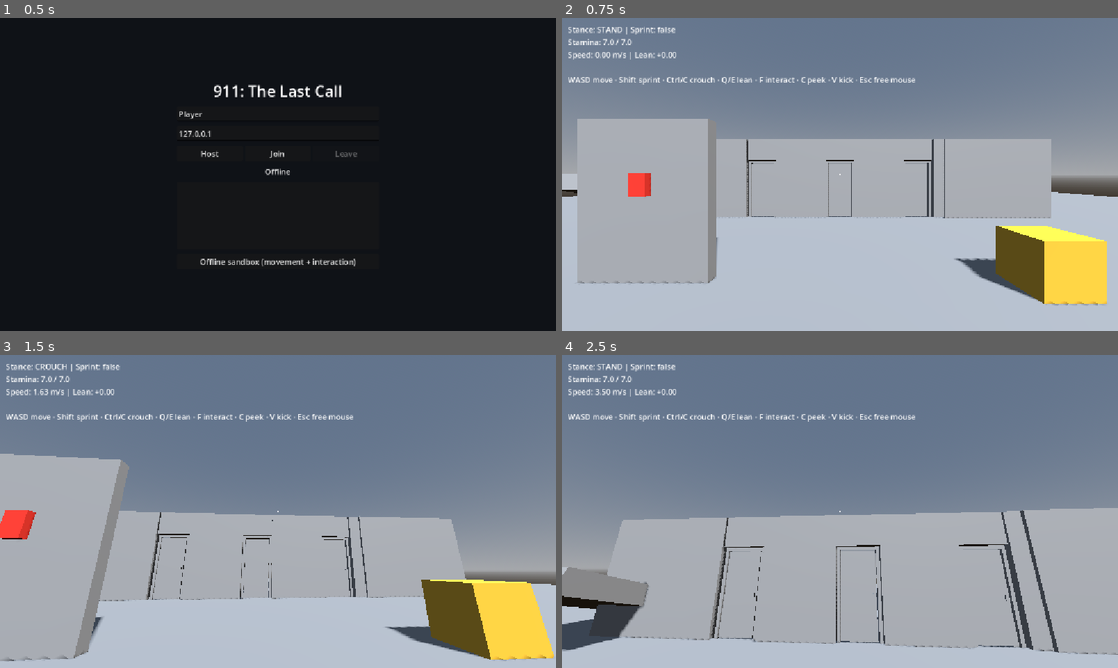
Above: before the commit, frames 1-4 (two rows, left to right).
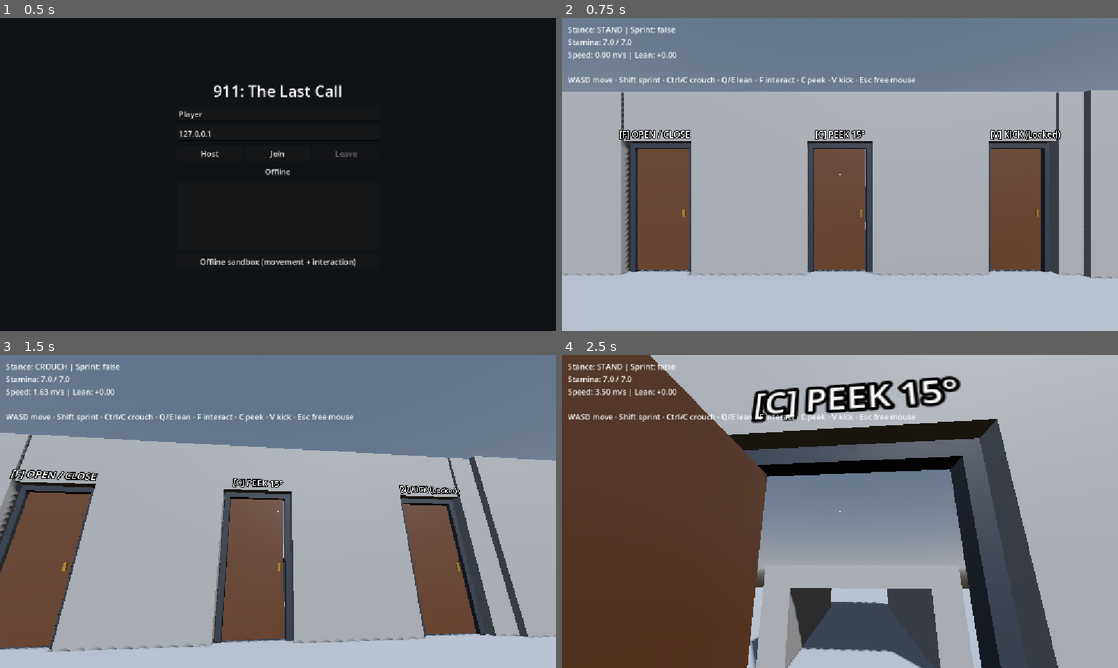
Above: after the commit, the same moments.

Repository: AdnanMohammed0/911-The-Last-Call
Game: Godot game, scene res://scenes/boot/main_menu.tscn
The game is run twice, just before and just after one commit, with the same random seed, the same clock (stepped at 60 frames per second) and the same inputs.
Inputs (mouse positions are in pixels of both pictures, inside the frame that each line leads up to):
- Up to frame 1 (0.5 s): no input
- Up to frame 2 (0.75 s): click "Offline sandbox (movement + i…" at 0.5 s
- Up to frame 3 (1.5 s): tap Enter at 1.25 s; move the mouse to (305, 511) at 1.27 s; hold W (move_forward) from 1.28 s (still down); hold Ctrl (crouch) from 1.28 s (still down)
- Up to frame 4 (2.5 s): keep holding W (move_forward); move the mouse to (812, 511) at 2.02 s; release Ctrl (crouch) at 2.03 s; tap V (door_kick) at 2.1 s

Frame 1 is identical in both runs. In frame 2, 43% of the frame differs, in the area x 0-100%, y 23-92%; in frame 3, 49%; in frame 4, 81%, in the area x 0-100%, y 0-100%.

Commit message:
feat(door): add door_sandbox scene, 3D door labels and materials — P1-14

Diff:
--- a/docs/data/progress/ali.json
+++ b/docs/data/progress/ali.json
@@ -27,6 +27,7 @@
    "files": [
     "scenes/shared/door/door.gd",
     "scenes/shared/door/door.tscn",
+    "scenes/shared/door/door_sandbox.tscn",
     "scenes/shared/player/player.gd",
     "scenes/shared/player/player_input.gd",
     "scenes/shared/player/player_debug_hud.gd",
--- a/project.godot
+++ b/project.godot
@@ -30,47 +30,59 @@
 
 move_forward={
 "deadzone": 0.2,
-"events": [Object(InputEventKey,"resource_local_to_scene":fa …(209 unchanged characters)… "location":0,"echo":false,"script":null)]
+"events": [Object(InputEventKey,"resource_local_to_scene":fa …(209 unchanged characters)… "location":0,"echo":false,"script":null)
+]
 }
 move_back={
 "deadzone": 0.2,
-"events": [Object(InputEventKey,"resource_local_to_scene":fa …(209 unchanged characters)… "location":0,"echo":false,"script":null)]
+"events": [Object(InputEventKey,"resource_local_to_scene":fa …(209 unchanged characters)… "location":0,"echo":false,"script":null)
+]
 }
 move_left={
 "deadzone": 0.2,
-"events": [Object(InputEventKey,"resource_local_to_scene":fa …(209 unchanged characters)… "location":0,"echo":false,"script":null)]
+"events": [Object(InputEventKey,"resource_local_to_scene":fa …(209 unchanged characters)… "location":0,"echo":false,"script":null)
+]
 }
 move_right={
 "deadzone": 0.2,
-"events": [Object(InputEventKey,"resource_local_to_scene":fa …(209 unchanged characters)… "location":0,"echo":false,"script":null)]
+"events": [Object(InputEventKey,"resource_local_to_scene":fa …(209 unchanged characters)… "location":0,"echo":false,"script":null)
+]
 }
 sprint={
 "deadzone": 0.2,
-"events": [Object(InputEventKey,"resource_local_to_scene":fa …(214 unchanged characters)… "location":0,"echo":false,"script":null)]
+"events": [Object(InputEventKey,"resource_local_to_scene":fa …(214 unchanged characters)… "location":0,"echo":false,"script":null)
+]
 }
 crouch={
 "deadzone": 0.2,
-"events": [Object(InputEventKey,"resource_local_to_scene":fa …(214 unchanged characters)… "location":0,"echo":false,"script":null), Object(InputEventKey,"resource_local_to_scene":false,"resource_name":"","device":-1,"window_id":0,"alt_pressed":false,"shift_pressed":false,"ctrl_pressed":false,"meta_pressed":false,"pressed":false,"keycode":0,"physical_keycode":67,"key_label":0,"unicode":0,"location":0,"echo":false,"script":null)]
+"events": [Object(InputEventKey,"resource_local_to_scene":fa …(214 unchanged characters)… "location":0,"echo":false,"script":null)
+, Object(InputEventKey,"resource_local_to_scene":false,"resource_name":"","device":-1,"window_id":0,"alt_pressed":false,"shift_pressed":false,"ctrl_pressed":false,"meta_pressed":false,"pressed":false,"keycode":0,"physical_keycode":67,"key_label":0,"unicode":0,"location":0,"echo":false,"script":null)
+]
 }
 lean_left={
 "deadzone": 0.2,
-"events": [Object(InputEventKey,"resource_local_to_scene":fa …(209 unchanged characters)… "location":0,"echo":false,"script":null)]
+"events": [Object(InputEventKey,"resource_local_to_scene":fa …(209 unchanged characters)… "location":0,"echo":false,"script":null)
+]
 }
 lean_right={
 "deadzone": 0.2,
-"events": [Object(InputEventKey,"resource_local_to_scene":fa …(209 unchanged characters)… "location":0,"echo":false,"script":null)]
+"events": [Object(InputEventKey,"resource_local_to_scene":fa …(209 unchanged characters)… "location":0,"echo":false,"script":null)
+]
 }
 interact={
 "deadzone": 0.2,
-"events": [Object(InputEventKey,"resource_local_to_scene":fa …(209 unchanged characters)… "location":0,"echo":false,"script":null)]
+"events": [Object(InputEventKey,"resource_local_to_scene":fa …(209 unchanged characters)… "location":0,"echo":false,"script":null)
+]
 }
 door_peek={
 "deadzone": 0.2,
-"events": [Object(InputEventKey,"resource_local_to_scene":fa …(209 unchanged characters)… "location":0,"echo":false,"script":null)]
+"events": [Object(InputEventKey,"resource_local_to_scene":fa …(209 unchanged characters)… "location":0,"echo":false,"script":null)
+]
 }
 door_kick={
 "deadzone": 0.2,
-"events": [Object(InputEventKey,"resource_local_to_scene":fa …(209 unchanged characters)… "location":0,"echo":false,"script":null)]
+"events": [Object(InputEventKey,"resource_local_to_scene":fa …(209 unchanged characters)… "location":0,"echo":false,"script":null)
+]
 }
 
 [layer_names]
--- a/scenes/shared/door/door.tscn
+++ b/scenes/shared/door/door.tscn
@@ -16,25 +16,42 @@
 properties/3/spawn = true
 properties/3/replication_mode = 1
 
+[sub_resource type="StandardMaterial3D" id="StandardMaterial3D_frame"]
+albedo_color = Color(0.18, 0.2, 0.24, 1)
+roughness = 0.6
+
+[sub_resource type="StandardMaterial3D" id="StandardMaterial3D_leaf"]
+albedo_color = Color(0.35, 0.22, 0.14, 1)
+roughness = 0.5
+
+[sub_resource type="StandardMaterial3D" id="StandardMaterial3D_handle"]
+albedo_color = Color(0.85, 0.68, 0.28, 1)
+metallic = 0.8
+roughness = 0.25
+
 [sub_resource type="BoxShape3D" id="BoxShape3D_post_l"]
 size = Vector3(0.08, 2.1, 0.12)
 
 [sub_resource type="BoxMesh" id="BoxMesh_post_l"]
+material = SubResource("StandardMaterial3D_frame")
 size = Vector3(0.08, 2.1, 0.12)
 
 [sub_resource type="BoxShape3D" id="BoxShape3D_lintel"]
 size = Vector3(1.06, 0.08, 0.12)
 
 [sub_resource type="BoxMesh" id="BoxMesh_lintel"]
+material = SubResource("StandardMaterial3D_frame")
 size = Vector3(1.06, 0.08, 0.12)
 
 [sub_resource type="BoxShape3D" id="BoxShape3D_leaf"]
 size = Vector3(0.86, 2.06, 0.05)
 
 [sub_resource type="BoxMesh" id="BoxMesh_leaf"]
+material = SubResource("StandardMaterial3D_leaf")
 size = Vector3(0.86, 2.06, 0.05)
 
 [sub_resource type="BoxMesh" id="BoxMesh_handle"]
+material = SubResource("StandardMaterial3D_handle")
 size = Vector3(0.04, 0.12, 0.1)
 
 [sub_resource type="SphereShape3D" id="SphereShape3D_stun"]
--- /dev/null
+++ b/scenes/shared/door/door_sandbox.tscn
@@ -0,0 +1,140 @@
+[gd_scene load_steps=12 format=3 uid="uid://c8door_sandbox_p1"]
+
+[ext_resource type="PackedScene" path="res://scenes/shared/player/player.tscn" id="1_player"]
+[ext_resource type="Script" path="res://scenes/shared/player/player_debug_hud.gd" id="2_hud"]
+[ext_resource type="PackedScene" path="res://scenes/shared/door/door.tscn" id="3_door"]
+
+[sub_resource type="ProceduralSkyMaterial" id="ProceduralSkyMaterial_sky"]
+
+[sub_resource type="Sky" id="Sky_main"]
+sky_material = SubResource("ProceduralSkyMaterial_sky")
+
+[sub_resource type="Environment" id="Environment_main"]
+background_mode = 2
+sky = SubResource("Sky_main")
+ambient_light_source = 3
+
+[sub_resource type="StandardMaterial3D" id="StandardMaterial3D_floor"]
+albedo_color = Color(0.2, 0.22, 0.25, 1)
+
+[sub_resource type="StandardMaterial3D" id="StandardMaterial3D_wall"]
+albedo_color = Color(0.4, 0.42, 0.45, 1)
+
+[sub_resource type="StandardMaterial3D" id="StandardMaterial3D_dummy"]
+albedo_color = Color(0.85, 0.15, 0.15, 1)
+
+[sub_resource type="CapsuleMesh" id="CapsuleMesh_dummy"]
+material = SubResource("StandardMaterial3D_dummy")
+radius = 0.35
+height = 1.8
+
+[sub_resource type="CapsuleShape3D" id="CapsuleShape3D_dummy"]
+radius = 0.35
+height = 1.8
+
+[node name="DoorSandbox" type="Node3D"]
+
+[node name="WorldEnvironment" type="WorldEnvironment" parent="."]
+environment = SubResource("Environment_main")
+
+[node name="Sun" type="DirectionalLight3D" parent="."]
+transform = Transform3D(0.866025, -0.353553, 0.353553, 0, 0.707107, 0.707107, -0.5, -0.612372, 0.612372, 0, 10, 0)
+shadow_enabled = true
+
+[node name="Level" type="Node3D" parent="."]
+
+[node name="Floor" type="CSGBox3D" parent="Level"]
+transform = Transform3D(1, 0, 0, 0, 1, 0, 0, 0, 1, 0, -0.5, 0)
+use_collision = true
+size = Vector3(25, 1, 25)
+material = SubResource("StandardMaterial3D_floor")
+
+[node name="WallLeft" type="CSGBox3D" parent="Level"]
+transform = Transform3D(1, 0, 0, 0, 1, 0, 0, 0, 1, -4.5, 1.5, 0)
+use_collision = true
+size = Vector3(3, 3, 0.3)
+material = SubResource("StandardMaterial3D_wall")
+
+[node name="WallMid1" type="CSGBox3D" parent="Level"]
+transform = Transform3D(1, 0, 0, 0, 1, 0, 0, 0, 1, -1.25, 1.5, 0)
+use_collision = true
+size = Vector3(1.5, 3, 0.3)
+material = SubResource("StandardMaterial3D_wall")
+
+[node name="WallMid2" type="CSGBox3D" parent="Level"]
+transform = Transform3D(1, 0, 0, 0, 1, 0, 0, 0, 1, 1.25, 1.5, 0)
+use_collision = true
+size = Vector3(1.5, 3, 0.3)
+material = SubResource("StandardMaterial3D_wall")
+
+[node name="WallRight" type="CSGBox3D" parent="Level"]
+transform = Transform3D(1, 0, 0, 0, 1, 0, 0, 0, 1, 4.5, 1.5, 0)
+use_collision = true
+size = Vector3(3, 3, 0.3)
+material = SubResource("StandardMaterial3D_wall")
+
+[node name="Lintel1" type="CSGBox3D" parent="Level"]
+transform = Transform3D(1, 0, 0, 0, 1, 0, 0, 0, 1, -2.5, 2.55, 0)
+use_collision = true
+size = Vector3(1.0, 0.9, 0.3)
+material = SubResource("StandardMaterial3D_wall")
+
+[node name="Lintel2" type="CSGBox3D" parent="Level"]
+transform = Transform3D(1, 0, 0, 0, 1, 0, 0, 0, 1, 0, 2.55, 0)
+use_collision = true
+size = Vector3(1.0, 0.9, 0.3)
+material = SubResource("StandardMaterial3D_wall")
+
+[node name="Lintel3" type="CSGBox3D" parent="Level"]
+transform = Transform3D(1, 0, 0, 0, 1, 0, 0, 0, 1, 2.5, 2.55, 0)
+use_collision = true
+size = Vector3(1.0, 0.9, 0.3)
+material = SubResource("StandardMaterial3D_wall")
+
+[node name="LabelDoor1" type="Label3D" parent="Level"]
+transform = Transform3D(1, 0, 0, 0, 1, 0, 0, 0, 1, -2.5, 2.25, 0.18)
+pixel_size = 0.005
+text = "[F] OPEN / CLOSE"
+font_size = 28
+
+[node name="LabelDoor2" type="Label3D" parent="Level"]
+transform = Transform3D(1, 0, 0, 0, 1, 0, 0, 0, 1, 0, 2.25, 0.18)
+pixel_size = 0.005
+text = "[C] PEEK 15°"
+font_size = 28
+
+[node name="LabelDoor3" type="Label3D" parent="Level"]
+transform = Transform3D(1, 0, 0, 0, 1, 0, 0, 0, 1, 2.5, 2.25, 0.18)
+pixel_size = 0.005
+text = "[V] KICK BREACH (Locked)"
+font_size = 28
+
+[node name="StandardDoor" parent="Level" instance=ExtResource("3_door")]
+transform = Transform3D(1, 0, 0, 0, 1, 0, 0, 0, 1, -2.5, 0, 0)
+
+[node name="PeekableDoor" parent="Level" instance=ExtResource("3_door")]
+transform = Transform3D(1, 0, 0, 0, 1, 0, 0, 0, 1, 0, 0, 0)
+
+[node name="LockedDoor" parent="Level" instance=ExtResource("3_door")]
+transform = Transform3D(1, 0, 0, 0, 1, 0, 0, 0, 1, 2.5, 0, 0)
+is_locked = true
+
+[node name="DummyEnemy" type="CharacterBody3D" parent="Level"]
+transform = Transform3D(1, 0, 0, 0, 1, 0, 0, 0, 1, 2.5, 0.9, -1.2)
+
+[node name="MeshInstance3D" type="MeshInstance3D" parent="Level/DummyEnemy"]
+mesh = SubResource("CapsuleMesh_dummy")
+
+[node name="CollisionShape3D" type="CollisionShape3D" parent="Level/DummyEnemy"]
+shape = SubResource("CapsuleShape3D_dummy")
+
+[node name="Player" parent="." instance=ExtResource("1_player")]
+transform = Transform3D(1, 0, 0, 0, 1, 0, 0, 0, 1, 0, 0.05, 3.5)
+
+[node name="DebugHUD" type="Label" parent="." node_paths=PackedStringArray("player")]
+offset_left = 12.0
+offset_top = 12.0
+offset_right = 620.0
+offset_bottom = 140.0
+script = ExtResource("2_hud")
+player = NodePath("../Player")
--- a/scenes/shared/player/player_sandbox.tscn
+++ b/scenes/shared/player/player_sandbox.tscn
@@ -144,6 +144,24 @@
 use_collision = true
 size = Vector3(1.1, 0.8, 0.3)
 
+[node name="LabelDoor1" type="Label3D" parent="Level"]
+transform = Transform3D(1, 0, 0, 0, 1, 0, 0, 0, 1, -3, 2.3, -1.8)
+pixel_size = 0.005
+text = "[F] OPEN / CLOSE"
+font_size = 28
+
+[node name="LabelDoor2" type="Label3D" parent="Level"]
+transform = Transform3D(1, 0, 0, 0, 1, 0, 0, 0, 1, 0, 2.3, -1.8)
+pixel_size = 0.005
+text = "[C] PEEK 15°"
+font_size = 28
+
+[node name="LabelDoor3" type="Label3D" parent="Level"]
+transform = Transform3D(1, 0, 0, 0, 1, 0, 0, 0, 1, 3, 2.3, -1.8)
+pixel_size = 0.005
+text = "[V] KICK (Locked)"
+font_size = 28
+
 [node name="StandardDoor" parent="Level" instance=ExtResource("5_door")]
 transform = Transform3D(1, 0, 0, 0, 1, 0, 0, 0, 1, -3, 0, -2)
 
@@ -155,7 +173,7 @@
 is_locked = true
 
 [node name="Player" parent="." instance=ExtResource("1_player")]
-transform = Transform3D(1, 0, 0, 0, 1, 0, 0, 0, 1, 0, 0.05, 6)
+transform = Transform3D(1, 0, 0, 0, 1, 0, 0, 0, 1, 0, 0.05, 1.5)
 
 [node name="DebugHUD" type="Label" parent="." node_paths=PackedStringArray("player")]
 offset_left = 12.0
Not shown: 1 places in scenes/shared/door/door.tscn that only renumber resources
